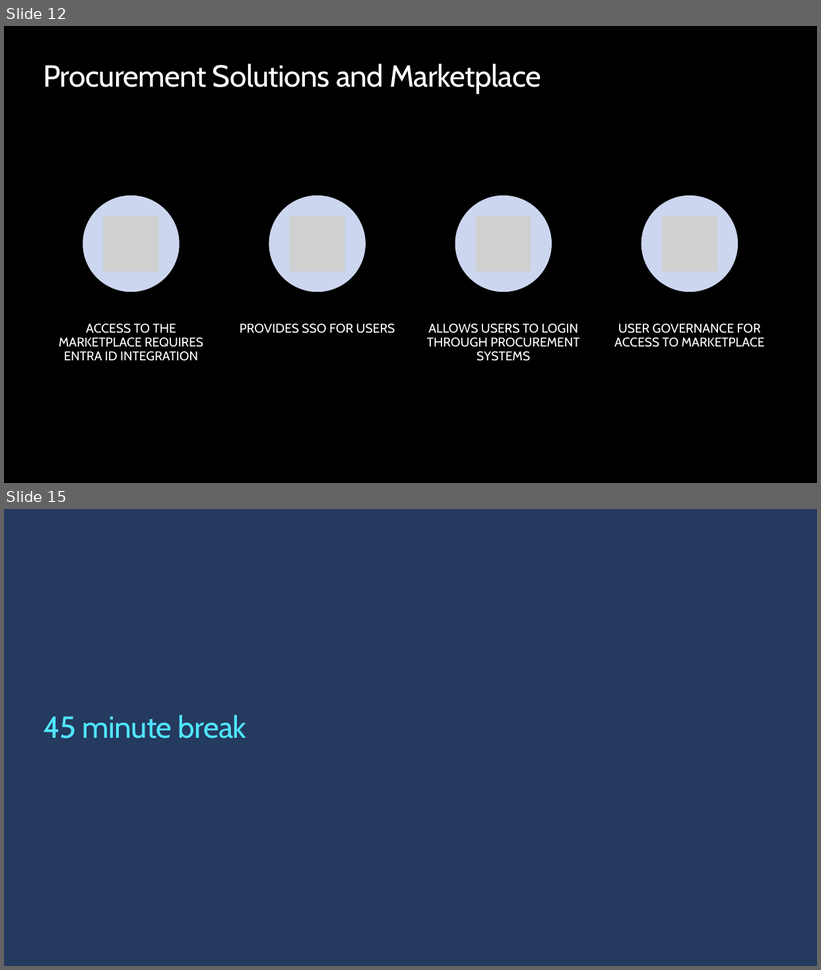
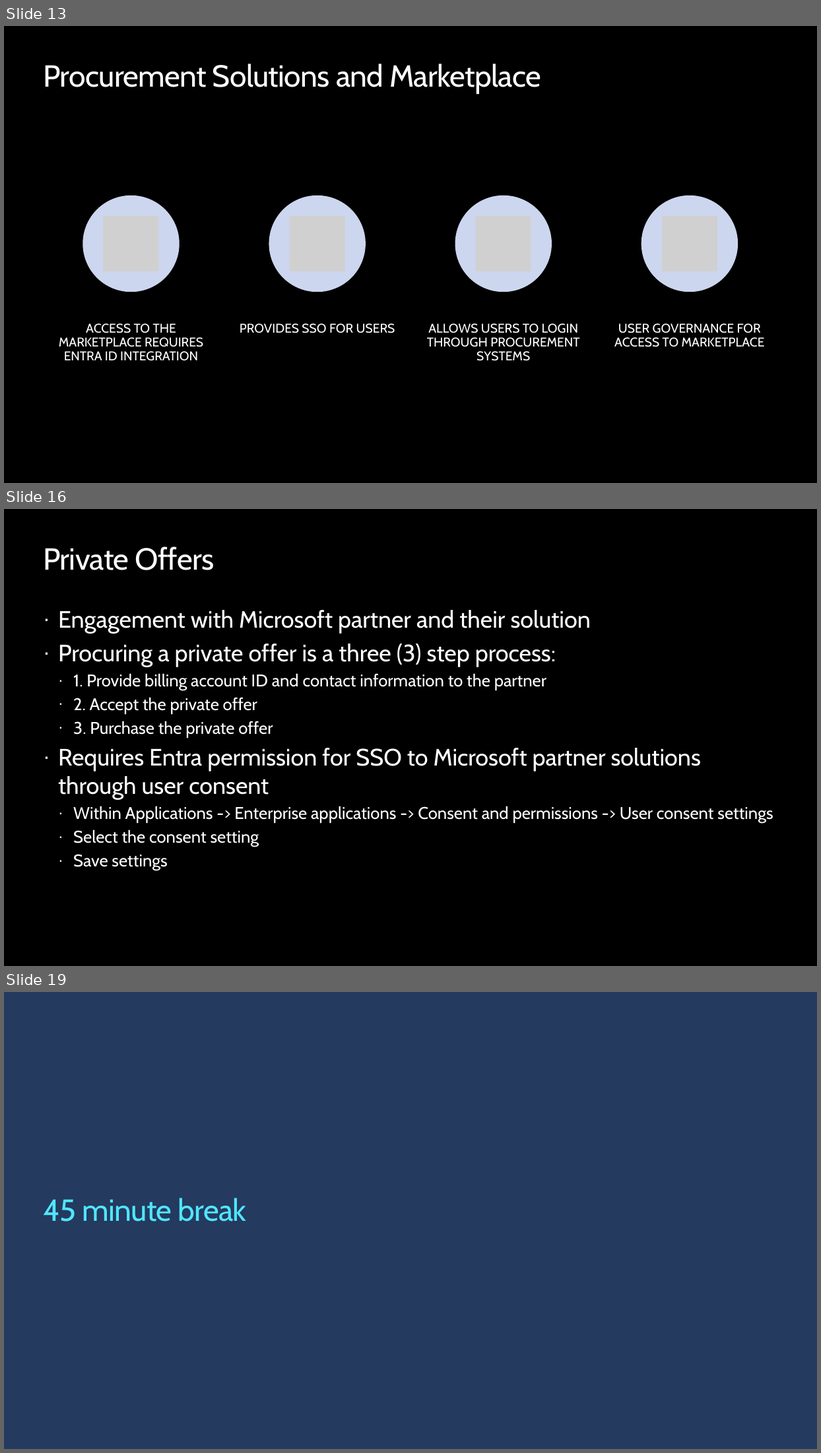
Before and after one commit to opsgility/marketplace, a slide deck: azure-marketplace-workshop/Day 2 - Skilling Deck for Microsoft Marketplace.pptx. Shown one above the other, each under a label of ours: slides 12 and 15 before the commit, slides 13, 16 and 19 after it; the slides between them are not shown. The pictures are 821x970 and 821x1453 pixels, drawn with LibreOffice and Linux fonts; fonts in the diff are those of the drawing; grey boxes stand for pictures; background and template pictures are left out. Boxes give left, top, right and bottom in pixels: in the first picture for what was removed or moved away, otherwise in the second. Text is boxed around its words. In the diff, an @@ line names an element or a change of style, - is before the commit and + after.

Commit message:
Updated time with breaks and added private offers
Added private offer content into Day 2

```diff
--- a/azure-marketplace-workshop/Day 2 - Skilling Deck for Microsoft Marketplace.pptx
+++ b/azure-marketplace-workshop/Day 2 - Skilling Deck for Microsoft Marketplace.pptx
@@ slide 16 added at [4,509,817,966], background #000000 @@
@@ title added at [43,547,215,570], 36 pt, text #FFFFFF @@
+Private Offers
@@ text added at [58,610,773,871], 20 pt, text #FFFFFF @@
+· Engagement with Microsoft partner and their solution
+· Procuring a private offer is a three (3) step process:
+  · 1. Provide billing account ID and contact information to the partner
+  · 2. Accept the private offer
+  · 3. Purchase the private offer
+· Requires Entra permission for SSO to Microsoft partner solutions through user consent
+  · Within Applications -> Enterprise applications -> Consent and permissions -> User consent settings
+  · Select the consent setting
+  · Save settings
@@ what was slide 12 is now slide 13 @@
@@ what was slide 15 is now slide 19 @@
```
Also in this commit, not shown: 3 slides changed, 3 other slides added, 1 other file.
